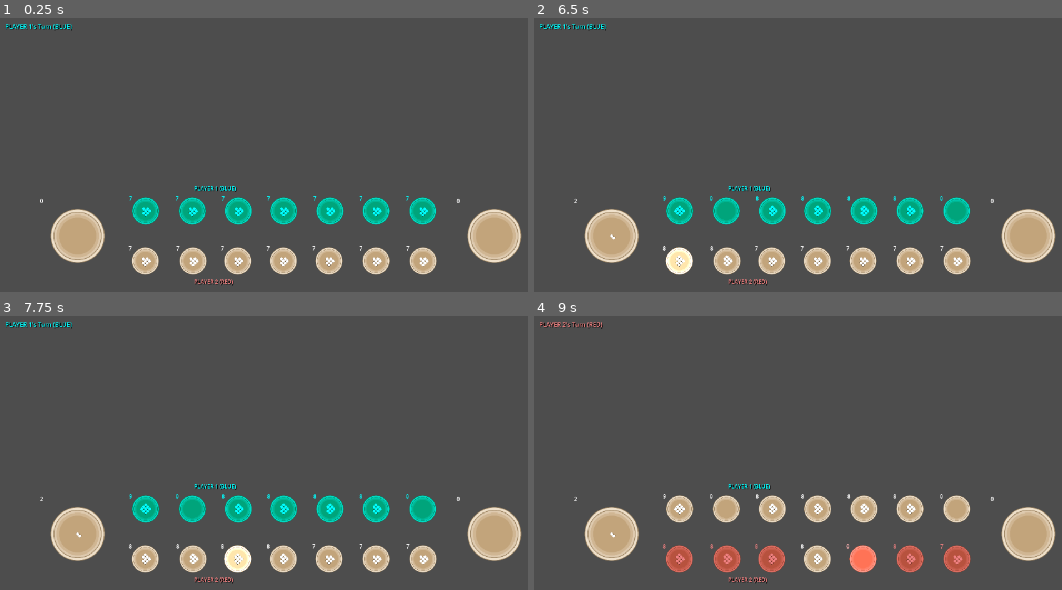
Above: before the commit, frames 1-4 (two rows, left to right).
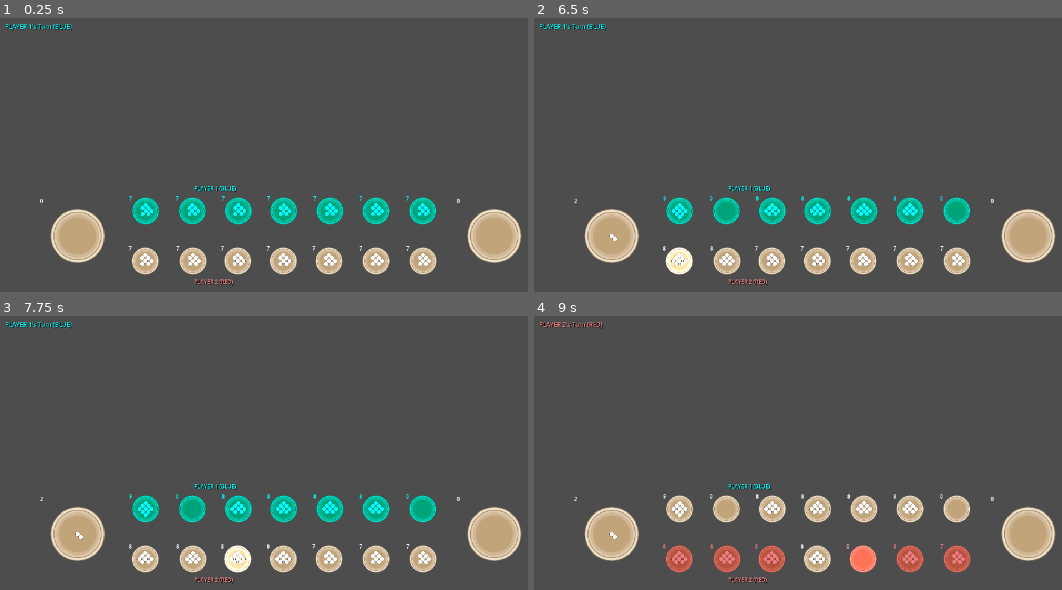
Above: after the commit, the same moments.

Repository: Hoplyman/GameHackathon-Achuuuspekoply
Game: Godot game, scene res://scenes/Board.tscn
The game is run twice, just before and just after one commit, with the same random seed, the same clock (stepped at 60 frames per second) and the same inputs.
Inputs (mouse positions are in pixels of both pictures, inside the frame that each line leads up to):
- Up to frame 1 (0.25 s): no input
- Up to frame 2 (6.5 s): tap Enter at 0.5, 2, 3.5 s; move the mouse to (956, 209) at 0.52 s; click (956, 209) at 0.67 s; tap Space at 1.25, 2.75, 4.25 s; move the mouse to (908, 209) at 1.27 s; click (908, 209) at 1.42 s; move the mouse to (861, 209) at 2.02 s; click (861, 209) at 2.17 s; move the mouse to (819, 209) at 2.77 s; click (819, 209) at 2.92 s; move the mouse to (771, 209) at 3.52 s; click (771, 209) at 3.67 s; move the mouse to (724, 209) at 4.27 s; click (724, 209) at 4.42 s; move the mouse to (681, 209) at 5.02 s; click (681, 209) at 5.17 s; move the mouse to (681, 261) at 5.77 s; click (681, 261) at 5.92 s
- Up to frame 3 (7.75 s): move the mouse to (195, 559) at 6.52 s; click (195, 559) at 6.67 s; move the mouse to (237, 559) at 7.27 s; click (237, 559) at 7.42 s
- Up to frame 4 (9 s): move the mouse to (819, 559) at 8.02 s; click (819, 559) at 8.17 s; move the mouse to (861, 559) at 8.77 s; click (861, 559) at 8.92 s

The runs differ from the first frame. In frame 1, 0.9% of the frame differs, in the area x 26-82%, y 67-91%; in frame 2, 0.9%; in frame 3, 0.9%; in frame 4, 0.9%.

Commit message:
Expand shell display and update assets
Increased the number of shells displayed in MainHouse to 114 and in Pit to 50, updating scene files and shell positioning accordingly. Updated shell and sprite assets to support the expanded shell count and improved visual arrangement.

Diff:
--- a/objects/MainHouse.gd
+++ b/objects/MainHouse.gd
@@ -27,10 +27,10 @@
 func update_label():
 	shell_label.text = str(shells)
 
-# Show Shell1–Shell37 based on current shell count
 func update_shell_visibility():
-	for i in range(1, 38):  # Shell1 to Shell37
+	var shells_container = get_node("Shells")
+	for i in range(1, 115):
 		var shell_name = "Shell%d" % i
-		var shell = get_node_or_null(shell_name)
+		var shell = shells_container.get_node_or_null(shell_name)
 		if shell:
 			shell.visible = i <= shells
--- a/objects/MainHouse.tscn
+++ b/objects/MainHouse.tscn
@@ -19,149 +19,423 @@
 offset_bottom = -94.0
 text = "0"
 
-[node name="Shell1" parent="." instance=ExtResource("3_8frl5")]
-visible = false
-
-[node name="Shell2" parent="." instance=ExtResource("3_8frl5")]
-visible = false
-position = Vector2(6, 6)
-
-[node name="Shell3" parent="." instance=ExtResource("3_8frl5")]
-visible = false
-position = Vector2(6, -6)
-
-[node name="Shell4" parent="." instance=ExtResource("3_8frl5")]
-visible = false
-position = Vector2(-6, -6)
-
-[node name="Shell5" parent="." instance=ExtResource("3_8frl5")]
-visible = false
-position = Vector2(-6, 6)
-
-[node name="Shell6" parent="." instance=ExtResource("3_8frl5")]
-visible = false
-position = Vector2(0, 12)
-
-[node name="Shell7" parent="." instance=ExtResource("3_8frl5")]
-visible = false
-position = Vector2(12, 0)
-
-[node name="Shell8" parent="." instance=ExtResource("3_8frl5")]
-visible = false
-position = Vector2(0, -12)
-
-[node name="Shell9" parent="." instance=ExtResource("3_8frl5")]
-visible = false
-position = Vector2(-12, 0)
-
-[node name="Shell10" parent="." instance=ExtResource("3_8frl5")]
-visible = false
-position = Vector2(-12, 12)
-
-[node name="Shell11" parent="." instance=ExtResource("3_8frl5")]
-visible = false
-position = Vector2(12, 12)
-
-[node name="Shell12" parent="." instance=ExtResource("3_8frl5")]
-visible = false
-position = Vector2(12, -12)
-
-[node name="Shell13" parent="." instance=ExtResource("3_8frl5")]
-visible = false
-position = Vector2(-12, -12)
-
-[node name="Shell14" parent="." instance=ExtResource("3_8frl5")]
-visible = false
-position = Vector2(-18, -6)
-
-[node name="Shell15" parent="." instance=ExtResource("3_8frl5")]
-visible = false
-position = Vector2(-18, 6)
-
-[node name="Shell16" parent="." instance=ExtResource("3_8frl5")]
-visible = false
-position = Vector2(-6, 18)
-
-[node name="Shell17" parent="." instance=ExtResource("3_8frl5")]
-visible = false
-position = Vector2(6, 18)
-
-[node name="Shell18" parent="." instance=ExtResource("3_8frl5")]
-visible = false
-position = Vector2(18, 6)
-
-[node name="Shell19" parent="." instance=ExtResource("3_8frl5")]
-visible = false
-position = Vector2(18, -6)
-
-[node name="Shell20" parent="." instance=ExtResource("3_8frl5")]
-visible = false
-position = Vector2(6, -18)
-
-[node name="Shell21" parent="." instance=ExtResource("3_8frl5")]
-visible = false
-position = Vector2(-6, -18)
-
-[node name="Shell22" parent="." instance=ExtResource("3_8frl5")]
-visible = false
-position = Vector2(-24, 0)
-
-[node name="Shell23" parent="." instance=ExtResource("3_8frl5")]
-visible = false
-position = Vector2(0, 24)
-
-[node name="Shell24" parent="." instance=ExtResource("3_8frl5")]
-visible = false
-position = Vector2(24, 0)
-
-[node name="Shell25" parent="." instance=ExtResource("3_8frl5")]
-visible = false
-position = Vector2(0, -23)
-
-[node name="Shell26" parent="." instance=ExtResource("3_8frl5")]
+[node name="Shells" type="Node2D" parent="."]
+
+[node name="Shell1" parent="Shells" instance=ExtResource("3_8frl5")]
+visible = false
+
+[node name="Shell2" parent="Shells" instance=ExtResource("3_8frl5")]
+visible = false
+position = Vector2(9, 9)
+
+[node name="Shell3" parent="Shells" instance=ExtResource("3_8frl5")]
+visible = false
+position = Vector2(9, -9)
+
+[node name="Shell4" parent="Shells" instance=ExtResource("3_8frl5")]
+visible = false
+position = Vector2(-9, -9)
+
+[node name="Shell5" parent="Shells" instance=ExtResource("3_8frl5")]
+visible = false
+position = Vector2(-9, 9)
+
+[node name="Shell6" parent="Shells" instance=ExtResource("3_8frl5")]
+visible = false
+position = Vector2(18, 0)
+
+[node name="Shell7" parent="Shells" instance=ExtResource("3_8frl5")]
+visible = false
+position = Vector2(0, -18)
+
+[node name="Shell8" parent="Shells" instance=ExtResource("3_8frl5")]
+visible = false
+position = Vector2(-18, 0)
+
+[node name="Shell9" parent="Shells" instance=ExtResource("3_8frl5")]
+visible = false
+position = Vector2(0, 18)
+
+[node name="Shell10" parent="Shells" instance=ExtResource("3_8frl5")]
+visible = false
+position = Vector2(18, 18)
+
+[node name="Shell11" parent="Shells" instance=ExtResource("3_8frl5")]
+visible = false
+position = Vector2(18, -18)
+
+[node name="Shell12" parent="Shells" instance=ExtResource("3_8frl5")]
 visible = false
 position = Vector2(-18, -18)
 
-[node name="Shell27" parent="." instance=ExtResource("3_8frl5")]
+[node name="Shell13" parent="Shells" instance=ExtResource("3_8frl5")]
 visible = false
 position = Vector2(-18, 18)
 
-[node name="Shell28" parent="." instance=ExtResource("3_8frl5")]
-visible = false
-position = Vector2(18, 18)
-
-[node name="Shell29" parent="." instance=ExtResource("3_8frl5")]
-visible = false
-position = Vector2(18, -18)
-
-[node name="Shell30" parent="." instance=ExtResource("3_8frl5")]
-visible = false
-position = Vector2(-24, -12)
-
-[node name="Shell31" parent="." instance=ExtResource("3_8frl5")]
-visible = false
-position = Vector2(-24, 12)
-
-[node name="Shell32" parent="." instance=ExtResource("3_8frl5")]
-visible = false
-position = Vector2(-12, 24)
-
-[node name="Shell33" parent="." instance=ExtResource("3_8frl5")]
-visible = false
-position = Vector2(12, 24)
-
-[node name="Shell34" parent="." instance=ExtResource("3_8frl5")]
-visible = false
-position = Vector2(24, 12)
-
-[node name="Shell35" parent="." instance=ExtResource("3_8frl5")]
-visible = false
-position = Vector2(24, -12)
-
-[node name="Shell36" parent="." instance=ExtResource("3_8frl5")]
-visible = false
-position = Vector2(12, -24)
-
-[node name="Shell37" parent="." instance=ExtResource("3_8frl5")]
-visible = false
-position = Vector2(-12, -24)
+[node name="Shell14" parent="Shells" instance=ExtResource("3_8frl5")]
+visible = false
+position = Vector2(-9, 27)
+
+[node name="Shell15" parent="Shells" instance=ExtResource("3_8frl5")]
+visible = false
+position = Vector2(9, 27)
+
+[node name="Shell16" parent="Shells" instance=ExtResource("3_8frl5")]
+visible = false
+position = Vector2(27, 9)
+
+[node name="Shell17" parent="Shells" instance=ExtResource("3_8frl5")]
+visible = false
+position = Vector2(27, -9)
+
+[node name="Shell18" parent="Shells" instance=ExtResource("3_8frl5")]
+visible = false
+position = Vector2(9, -27)
+
+[node name="Shell19" parent="Shells" instance=ExtResource("3_8frl5")]
+visible = false
+position = Vector2(-9, -27)
+
+[node name="Shell20" parent="Shells" instance=ExtResource("3_8frl5")]
+visible = false
+position = Vector2(-27, -9)
+
+[node name="Shell21" parent="Shells" instance=ExtResource("3_8frl5")]
+visible = false
+position = Vector2(-27, 9)
+
+[node name="Shell22" parent="Shells" instance=ExtResource("3_8frl5")]
+visible = false
+position = Vector2(0, 36)
+
+[node name="Shell23" parent="Shells" instance=ExtResource("3_8frl5")]
+visible = false
+position = Vector2(36, 0)
+
+[node name="Shell24" parent="Shells" instance=ExtResource("3_8frl5")]
+visible = false
+position = Vector2(0, -36)
+
+[node name="Shell25" parent="Shells" instance=ExtResource("3_8frl5")]
+visible = false
+position = Vector2(-36, 0)
+
+[node name="Shell26" parent="Shells" instance=ExtResource("3_8frl5")]
+visible = false
+position = Vector2(-27, 27)
+
+[node name="Shell27" parent="Shells" instance=ExtResource("3_8frl5")]
+visible = false
+position = Vector2(27, 27)
+
+[node name="Shell28" parent="Shells" instance=ExtResource("3_8frl5")]
+visible = false
+position = Vector2(27, -27)
+
+[node name="Shell29" parent="Shells" instance=ExtResource("3_8frl5")]
+visible = false
+position = Vector2(-27, -27)
+
+[node name="Shell30" parent="Shells" instance=ExtResource("3_8frl5")]
+visible = false
+position = Vector2(-36, -18)
+
+[node name="Shell31" parent="Shells" instance=ExtResource("3_8frl5")]
+visible = false
+position = Vector2(-36, 18)
+
+[node name="Shell32" parent="Shells" instance=ExtResource("3_8frl5")]
+visible = false
+position = Vector2(-18, 36)
+
+[node name="Shell33" parent="Shells" instance=ExtResource("3_8frl5")]
+visible = false
+position = Vector2(18, 36)
+
+[node name="Shell34" parent="Shells" instance=ExtResource("3_8frl5")]
+visible = false
+position = Vector2(36, 18)
+
+[node name="Shell35" parent="Shells" instance=ExtResource("3_8frl5")]
+visible = false
+position = Vector2(36, -18)
+
+[node name="Shell36" parent="Shells" instance=ExtResource("3_8frl5")]
+visible = false
+position = Vector2(18, -36)
+
+[node name="Shell37" parent="Shells" instance=ExtResource("3_8frl5")]
+visible = false
+position = Vector2(-18, -36)
+
+[node name="Shell38" parent="Shells" instance=ExtResource("3_8frl5")]
+visible = false
+position = Vector2(-45, -9)
+
+[node name="Shell39" parent="Shells" instance=ExtResource("3_8frl5")]
+visible = false
+position = Vector2(-45, 9)
+
+[node name="Shell40" parent="Shells" instance=ExtResource("3_8frl5")]
+visible = false
+position = Vector2(-9, 45)
+
+[node name="Shell41" parent="Shells" instance=ExtResource("3_8frl5")]
+visible = false
+position = Vector2(9, 45)
+
+[node name="Shell42" parent="Shells" instance=ExtResource("3_8frl5")]
+visible = false
+position = Vector2(45, 9)
+
+[node name="Shell43" parent="Shells" instance=ExtResource("3_8frl5")]
+visible = false
+position = Vector2(45, -9)
+
+[node name="Shell44" parent="Shells" instance=ExtResource("3_8frl5")]
+visible = false
+position = Vector2(9, -45)
+
+[node name="Shell45" parent="Shells" instance=ExtResource("3_8frl5")]
+visible = false
+position = Vector2(-9, -45)
+
+[node name="Shell46" parent="Shells" instance=ExtResource("3_8frl5")]
+visible = false
+position = Vector2(-54, 0)
+
+[node name="Shell47" parent="Shells" instance=ExtResource("3_8frl5")]
+visible = false
+position = Vector2(0, 54)
+
+[node name="Shell48" parent="Shells" instance=ExtResource("3_8frl5")]
+visible = false
+position = Vector2(54, 0)
+
+[node name="Shell49" parent="Shells" instance=ExtResource("3_8frl5")]
+visible = false
+position = Vector2(0, -54)
+
+[node name="Shell50" parent="Shells" instance=ExtResource("3_8frl5")]
+visible = false
+position = Vector2(-36, -36)
+
+[node name="Shell51" parent="Shells" instance=ExtResource("3_8frl5")]
+visible = false
+position = Vector2(-36, 36)
+
+[node name="Shell52" parent="Shells" instance=ExtResource("3_8frl5")]
+visible = false
+position = Vector2(36, 36)
+
+[node name="Shell53" parent="Shells" instance=ExtResource("3_8frl5")]
+visible = false
+position = Vector2(36, -36)
+
+[node name="Shell54" parent="Shells" instance=ExtResource("3_8frl5")]
+visible = false
+position = Vector2(27, -45)
+
+[node name="Shell55" parent="Shells" instance=ExtResource("3_8frl5")]
+visible = false
+position = Vector2(-27, -45)
+
+[node name="Shell56" parent="Shells" instance=ExtResource("3_8frl5")]
+visible = false
+position = Vector2(-45, -27)
+
+[node name="Shell57" parent="Shells" instance=ExtResource("3_8frl5")]
+visible = false
+position = Vector2(-45, 27)
+
+[node name="Shell58" parent="Shells" instance=ExtResource("3_8frl5")]
+visible = false
+position = Vector2(-27, 45)
+
+[node name="Shell59" parent="Shells" instance=ExtResource("3_8frl5")]
+visible = false
+position = Vector2(27, 45)
+
+[node name="Shell60" parent="Shells" instance=ExtResource("3_8frl5")]
+visible = false
+position = Vector2(45, 27)
+
+[node name="Shell61" parent="Shells" instance=ExtResource("3_8frl5")]
+visible = false
+position = Vector2(45, -27)
+
+[node name="Shell62" parent="Shells" instance=ExtResource("3_8frl5")]
+visible = false
+position = Vector2(18, -54)
+
+[node name="Shell63" parent="Shells" instance=ExtResource("3_8frl5")]
+visible = false
+position = Vector2(-18, -54)
+
+[node name="Shell64" parent="Shells" instance=ExtResource("3_8frl5")]
+visible = false
+position = Vector2(-54, -18)
+
+[node name="Shell65" parent="Shells" instance=ExtResource("3_8frl5")]
+visible = false
+position = Vector2(-54, 18)
+
+[node name="Shell66" parent="Shells" instance=ExtResource("3_8frl5")]
+visible = false
+position = Vector2(-18, 54)
+
+[node name="Shell67" parent="Shells" instance=ExtResource("3_8frl5")]
+visible = false
+position = Vector2(18, 54)
+
+[node name="Shell68" parent="Shells" instance=ExtResource("3_8frl5")]
+visible = false
+position = Vector2(54, 18)
+
+[node name="Shell69" parent="Shells" instance=ExtResource("3_8frl5")]
+visible = false
+position = Vector2(54, -18)
+
+[node name="Shell70" parent="Shells" instance=ExtResource("3_8frl5")]
+visible = false
+position = Vector2(45, -45)
+
+[node name="Shell71" parent="Shells" instance=ExtResource("3_8frl5")]
+visible = false
+position = Vector2(-45, -45)
+
+[node name="Shell72" parent="Shells" instance=ExtResource("3_8frl5")]
+visible = false
+position = Vector2(-45, 45)
+
+[node name="Shell73" parent="Shells" instance=ExtResource("3_8frl5")]
+visible = false
+position = Vector2(45, 45)
+
+[node name="Shell74" parent="Shells" instance=ExtResource("3_8frl5")]
+visible = false
+position = Vector2(54, 36)
+
+[node name="Shell75" parent="Shells" instance=ExtResource("3_8frl5")]
+visible = false
+position = Vector2(54, -36)
+
+[node name="Shell76" parent="Shells" instance=ExtResource("3_8frl5")]
+visible = false
+position = Vector2(36, -54)
+
+[node name="Shell77" parent="Shells" instance=ExtResource("3_8frl5")]
+visible = false
+position = Vector2(-36, -54)
+
+[node name="Shell78" parent="Shells" instance=ExtResource("3_8frl5")]
+visible = false
+position = Vector2(-54, -36)
+
+[node name="Shell79" parent="Shells" instance=ExtResource("3_8frl5")]
+visible = false
+position = Vector2(-54, 36)
+
+[node name="Shell80" parent="Shells" instance=ExtResource("3_8frl5")]
+visible = false
+position = Vector2(-36, 54)
+
+[node name="Shell81" parent="Shells" instance=ExtResource("3_8frl5")]
+visible = false
+position = Vector2(36, 54)
+
+[node name="Shell82" parent="Shells" instance=ExtResource("3_8frl5")]
+visible = false
+position = Vector2(63, 9)
+
+[node name="Shell83" parent="Shells" instance=ExtResource("3_8frl5")]
+visible = false
+position = Vector2(63, -9)
+
+[node name="Shell84" parent="Shells" instance=ExtResource("3_8frl5")]
+visible = false
+position = Vector2(9, -63)
+
+[node name="Shell85" parent="Shells" instance=ExtResource("3_8frl5")]
+visible = false
+position = Vector2(-9, -63)
+
+[node name="Shell86" parent="Shells" instance=ExtResource("3_8frl5")]
+visible = false
+position = Vector2(-63, -9)
+
+[node name="Shell87" parent="Shells" instance=ExtResource("3_8frl5")]
+visible = false
+position = Vector2(-63, 9)
+
+[node name="Shell88" parent="Shells" instance=ExtResource("3_8frl5")]
+visible = false
+position = Vector2(-9, 63)
+
+[node name="Shell89" parent="Shells" instance=ExtResource("3_8frl5")]
+visible = false
+position = Vector2(9, 63)
+
+[node name="Shell90" parent="Shells" instance=ExtResource("3_8frl5")]
+visible = false
+position = Vector2(0, 9)
+
+[node name="Shell91" parent="Shells" instance=ExtResource("3_8frl5")]
+visible = false
+position = Vector2(9, 0)
+
+[node name="Shell92" parent="Shells" instance=ExtResource("3_8frl5")]
+visible = false
+position = Vector2(0, -9)
+
+[node name="Shell93" parent="Shells" instance=ExtResource("3_8frl5")]
+visible = false
+position = Vector2(-9, 0)
+
+[node name="Shell94" parent="Shells" instance=ExtResource("3_8frl5")]
+visible = false
+position = Vector2(9, 18)
+
+[node name="Shell95" parent="Shells" instance=ExtResource("3_8frl5")]
+visible = false
+position = Vector2(18, 9)
+
+[node name="Shell96" parent="Shells" instance=ExtResource("3_8frl5")]
+visible = false
+position = Vector2(18, -9)
+
+[node name="Shell97" parent="Shells" instance=ExtResource("3_8frl5")]
+visible = false
+position = Vector2(9, -18)
+
+[node name="Shell98" parent="Shells" instance=ExtResource("3_8frl5")]
+visible = false
+position = Vector2(-9, -18)
+
+[node name="Shell99" parent="Shells" instance=ExtResource("3_8frl5")]
+visible = false
+position = Vector2(-18, -9)
+
+[node name="Shell100" parent="Shells" instance=ExtResource("3_8frl5")]
+visible = false
+position = Vector2(-18, 9)
+
+[node name="Shell101" parent="Shells" instance=ExtResource("3_8frl5")]
+visible = false
+position = Vector2(-9, 18)
+
+[node name="Shell102" parent="Shells" instance=ExtResource("3_8frl5")]
+visible = false
+position = Vector2(0, 27)
+
+[node name="Shell103" parent="Shells" instance=ExtResource("3_8frl5")]
+visible = false
+position = Vector2(27, 0)
+
+[node name="Shell104" parent="Shells" instance=ExtResource("3_8frl5")]
+visible = false
+position = Vector2(0, -27)
+
+[node name="Shell105" parent="Shells" instance=ExtResource("3_8frl5")]
+visible = false
+position = Vector2(-27, 0)
--- a/objects/Pit.gd
+++ b/objects/Pit.gd
@@ -37,7 +37,7 @@
 
 func update_shell_visibility():
 	var shells_container = get_node("Shells")
-	for i in range(1, 37):  # Shell1 to Shell37
+	for i in range(1, 50):  # Shell1 to Shell50
 		var shell_name = "Shell%d" % i
 		var shell = shells_container.get_node_or_null(shell_name)
 		if shell:
--- a/objects/Pit.tscn
+++ b/objects/Pit.tscn
@@ -17,147 +17,198 @@
 
 [node name="Shell2" parent="Shells" instance=ExtResource("4_u1ng0")]
 visible = false
-position = Vector2(6, 6)
+position = Vector2(9, 9)
 
 [node name="Shell3" parent="Shells" instance=ExtResource("4_u1ng0")]
 visible = false
-position = Vector2(6, -6)
+position = Vector2(9, -9)
 
 [node name="Shell4" parent="Shells" instance=ExtResource("4_u1ng0")]
 visible = false
-position = Vector2(-6, -6)
+position = Vector2(-9, -9)
 
 [node name="Shell5" parent="Shells" instance=ExtResource("4_u1ng0")]
 visible = false
-position = Vector2(-6, 6)
+position = Vector2(-9, 9)
 
 [node name="Shell6" parent="Shells" instance=ExtResource("4_u1ng0")]
 visible = false
-position = Vector2(0, 12)
+position = Vector2(18, 0)
 
 [node name="Shell7" parent="Shells" instance=ExtResource("4_u1ng0")]
 visible = false
-position = Vector2(12, 0)
+position = Vector2(0, -18)
 
 [node name="Shell8" parent="Shells" instance=ExtResource("4_u1ng0")]
 visible = false
-position = Vector2(0, -12)
+position = Vector2(-18, 0)
 
 [node name="Shell9" parent="Shells" instance=ExtResource("4_u1ng0")]
 visible = false
-position = Vector2(-12, 0)
+position = Vector2(0, 18)
 
 [node name="Shell10" parent="Shells" instance=ExtResource("4_u1ng0")]
 visible = false
-position = Vector2(-12, 12)
+position = Vector2(18, 18)
 
 [node name="Shell11" parent="Shells" instance=ExtResource("4_u1ng0")]
 visible = false
-position = Vector2(12, 12)
+position = Vector2(18, -18)
 
 [node name="Shell12" parent="Shells" instance=ExtResource("4_u1ng0")]
 visible = false
-position = Vector2(12, -12)
+position = Vector2(-18, -18)
 
 [node name="Shell13" parent="Shells" instance=ExtResource("4_u1ng0")]
 visible = false
-position = Vector2(-12, -12)
+position = Vector2(-18, 18)
 
 [node name="Shell14" parent="Shells" instance=ExtResource("4_u1ng0")]
 visible = false
-position = Vector2(-18, -6)
+position = Vector2(-9, 27)
 
 [node name="Shell15" parent="Shells" instance=ExtResource("4_u1ng0")]
 visible = false
-position = Vector2(-18, 6)
+position = Vector2(9, 27)
 
 [node name="Shell16" parent="Shells" instance=ExtResource("4_u1ng0")]
 visible = false
-position = Vector2(-6, 18)
+position = Vector2(27, 9)
 
 [node name="Shell17" parent="Shells" instance=ExtResource("4_u1ng0")]
 visible = false
-position = Vector2(6, 18)
+position = Vector2(27, -9)
 
 [node name="Shell18" parent="Shells" instance=ExtResource("4_u1ng0")]
 visible = false
-position = Vector2(18, 6)
+position = Vector2(9, -27)
 
 [node name="Shell19" parent="Shells" instance=ExtResource("4_u1ng0")]
 visible = false
-position = Vector2(18, -6)
+position = Vector2(-9, -27)
 
 [node name="Shell20" parent="Shells" instance=ExtResource("4_u1ng0")]
 visible = false
-position = Vector2(6, -18)
+position = Vector2(-27, -9)
 
 [node name="Shell21" parent="Shells" instance=ExtResource("4_u1ng0")]
 visible = false
-position = Vector2(-6, -18)
+position = Vector2(-27, 9)
 
 [node name="Shell22" parent="Shells" instance=ExtResource("4_u1ng0")]
 visible = false
-position = Vector2(-24, 0)
+position = Vector2(0, 9)
 
 [node name="Shell23" parent="Shells" instance=ExtResource("4_u1ng0")]
 visible = false
-position = Vector2(0, 24)
+position = Vector2(9, 0)
 
 [node name="Shell24" parent="Shells" instance=ExtResource("4_u1ng0")]
 visible = false
-position = Vector2(24, 0)
+position = Vector2(0, -9)
 
 [node name="Shell25" parent="Shells" instance=ExtResource("4_u1ng0")]
 visible = false
-position = Vector2(0, -23)
+position = Vector2(-9, 0)
 
 [node name="Shell26" parent="Shells" instance=ExtResource("4_u1ng0")]
 visible = false
-position = Vector2(-18, -18)
+position = Vector2(9, 18)
 
 [node name="Shell27" parent="Shells" instance=ExtResource("4_u1ng0")]
 visible = false
-position = Vector2(-18, 18)
+position = Vector2(18, 9)
 
 [node name="Shell28" parent="Shells" instance=ExtResource("4_u1ng0")]
 visible = false
-position = Vector2(18, 18)
+position = Vector2(18, -9)
 
 [node name="Shell29" parent="Shells" instance=ExtResource("4_u1ng0")]
 visible = false
-position = Vector2(18, -18)
+position = Vector2(9, -18)
 
 [node name="Shell30" parent="Shells" instance=ExtResource("4_u1ng0")]
 visible = false
-position = Vector2(-24, -12)
+position = Vector2(-9, -18)
 
 [node name="Shell31" parent="Shells" instance=ExtResource("4_u1ng0")]
 visible = false
-position = Vector2(-24, 12)
+position = Vector2(-18, -9)
 
 [node name="Shell32" parent="Shells" instance=ExtResource("4_u1ng0")]
 visible = false
-position = Vector2(-12, 24)
+position = Vector2(-18, 9)
 
 [node name="Shell33" parent="Shells" instance=ExtResource("4_u1ng0")]
 visible = false
-position = Vector2(12, 24)
+position = Vector2(-9, 18)
 
 [node name="Shell34" parent="Shells" instance=ExtResource("4_u1ng0")]
 visible = false
-position = Vector2(24, 12)
+position = Vector2(0, 27)
 
 [node name="Shell35" parent="Shells" instance=ExtResource("4_u1ng0")]
 visible = false
-position = Vector2(24, -12)
+position = Vector2(27, 0)
 
 [node name="Shell36" parent="Shells" instance=ExtResource("4_u1ng0")]
 visible = false
-position = Vector2(12, -24)
+position = Vector2(0, -27)
 
 [node name="Shell37" parent="Shells" instance=ExtResource("4_u1ng0")]
 visible = false
-position = Vector2(-12, -24)
+position = Vector2(-27, 0)
+
+[node name="Shell38" parent="Shells" instance=ExtResource("4_u1ng0")]
+visible = false
+position = Vector2(21, 21)
+
+[node name="Shell39" parent="Shells" instance=ExtResource("4_u1ng0")]
+visible = false
+position = Vector2(21, -21)
+
+[node name="Shell40" parent="Shells" instance=ExtResource("4_u1ng0")]
+visible = false
+position = Vector2(-21, -21)
+
+[node name="Shell41" parent="Shells" instance=ExtResource("4_u1ng0")]
+visible = false
+position = Vector2(-21, 21)
+
+[node name="Shell42" parent="Shells" instance=ExtResource("4_u1ng0")]
+visible = false
+
+[node name="Shell43" parent="Shells" instance=ExtResource("4_u1ng0")]
+visible = false
+position = Vector2(10, 10)
+
+[node name="Shell44" parent="Shells" instance=ExtResource("4_u1ng0")]
+visible = false
+position = Vector2(10, -10)
+
+[node name="Shell45" parent="Shells" instance=ExtResource("4_u1ng0")]
+visible = false
+position = Vector2(-10, -10)
+
+[node name="Shell46" parent="Shells" instance=ExtResource("4_u1ng0")]
+visible = false
+position = Vector2(-10, 10)
+
+[node name="Shell47" parent="Shells" instance=ExtResource("4_u1ng0")]
+visible = false
+position = Vector2(0, 20)
+
+[node name="Shell48" parent="Shells" instance=ExtResource("4_u1ng0")]
+visible = false
+position = Vector2(20, 0)
+
+[node name="Shell49" parent="Shells" instance=ExtResource("4_u1ng0")]
+visible = false
+position = Vector2(0, -20)
+
+[node name="Shell50" parent="Shells" instance=ExtResource("4_u1ng0")]
+visible = false
+position = Vector2(-20, 0)
 
 [node name="ShellLabel" type="Label" parent="."]
 offset_left = -50.0
Binary file changed: assets/Shells/01.BasicShell.png
Binary file changed: assets/Shells/02.GoldenShell.png
Binary file changed: assets/Shells/03.EchoShell.png
Binary file changed: assets/Shells/04.AnchorShell.png
Binary file changed: assets/Shells/05.SpiritShell.png
Binary file changed: assets/Shells/06.TimeShell.png
Binary file changed: assets/Shells/07.LuckyShell.png
Binary file changed: assets/Shells/08.MirrorShell.png
Binary file changed: assets/Shells/09.FlameShell.png
Binary file changed: assets/Shells/10.ChainShell.png
Binary file changed: assets/Shells/11.StealthShell.png
Binary file changed: assets/Shells/12.FreezeShell.png
(and 1 more such lines)
